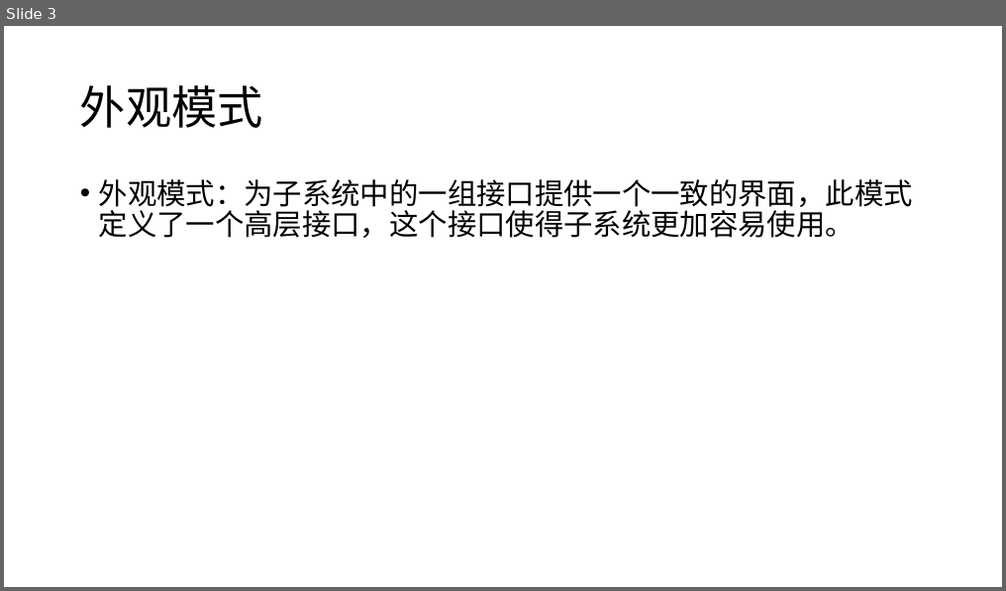
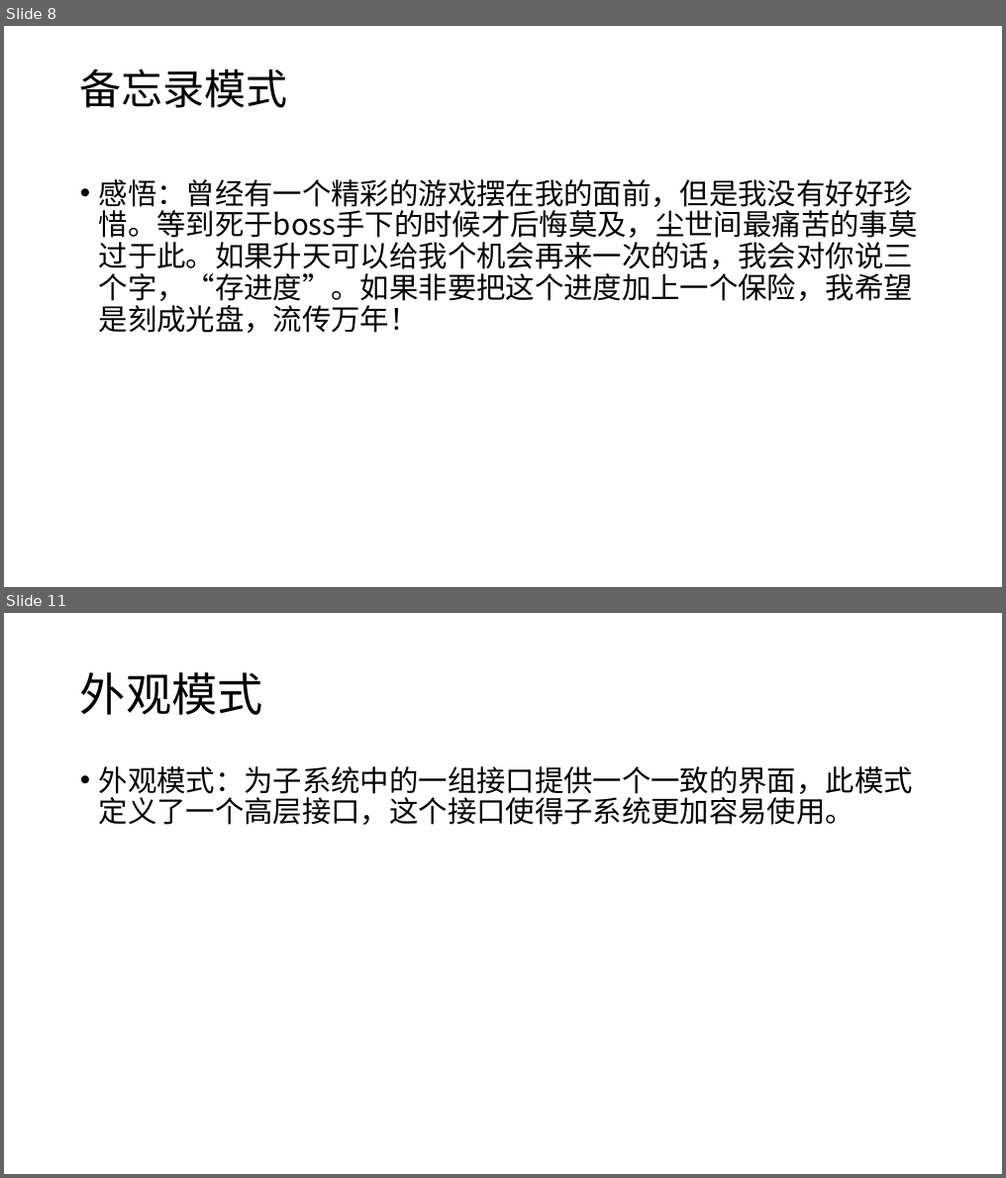
Before and after one commit to CYZZ/shejimoshi, a slide deck: 0329分享会资料/设计模式0328.pptx. Shown one above the other, each under a label of ours: slide 3 before the commit, slides 8 and 11 after it; the slides between them are not shown. The pictures are 1006x591 and 1006x1178 pixels, drawn with LibreOffice and Linux fonts; fonts in the diff are those of the drawing. Boxes give left, top, right and bottom in pixels: in the first picture for what was removed or moved away, otherwise in the second. Text is boxed around its words. In the diff, an @@ line names an element or a change of style, - is before the commit and + after.

Commit message:
feat：更新ppt添加备忘录模式

```diff
--- a/0329分享会资料/设计模式0328.pptx
+++ b/0329分享会资料/设计模式0328.pptx
@@ slide 8 added at <box>4,26,1002,587</box>, background #FFFFFF @@
@@ title added at <box>80,69,288,108</box>, 40 pt, text #000000 @@
+备忘录模式
@@ text added at <box>99,179,918,333</box>, 28 pt, text #000000 @@
+• 感悟：曾经有一个精彩的游戏摆在我的面前，但是我没有好好珍惜。等到死于boss手下的时候才后悔莫及，尘世间最痛苦的事莫过于此。如果升天可以给我个机会再来一次的话，我会对你说三个字，“存进度”。如果非要把这个进度加上一个保险，我希望是刻成光盘，流传万年！
@@ what was slide 3 is now slide 11 @@
```
Also in this commit, not shown: 9 other slides added, 2 slides removed, 1 other file.
